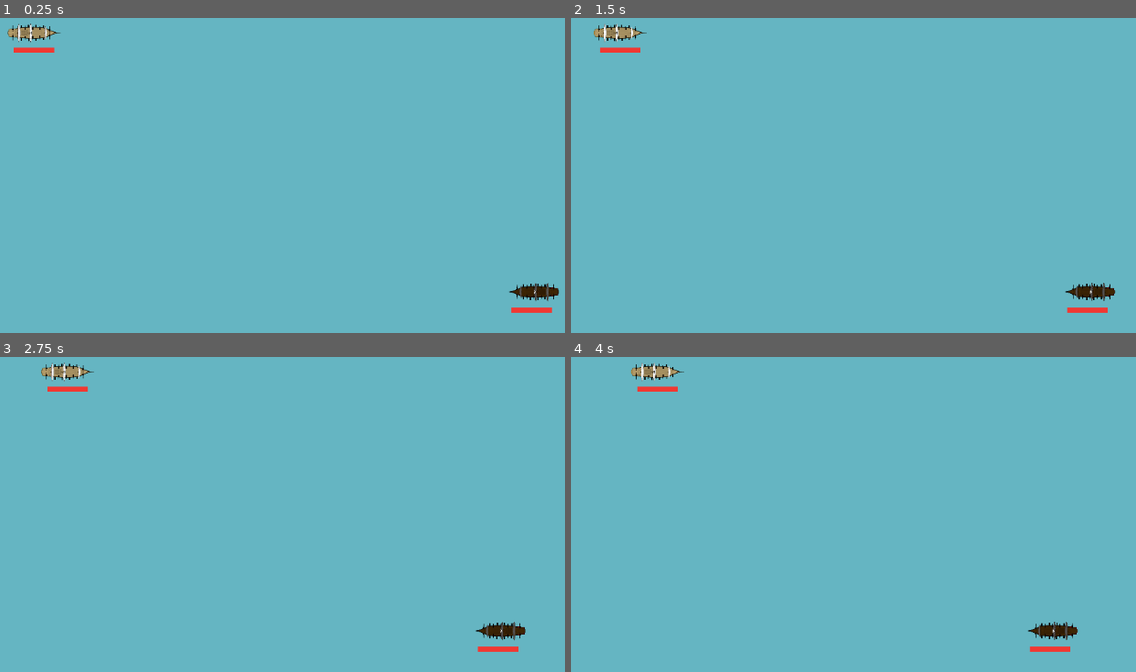
Above: before the commit, frames 1-4 (two rows, left to right).
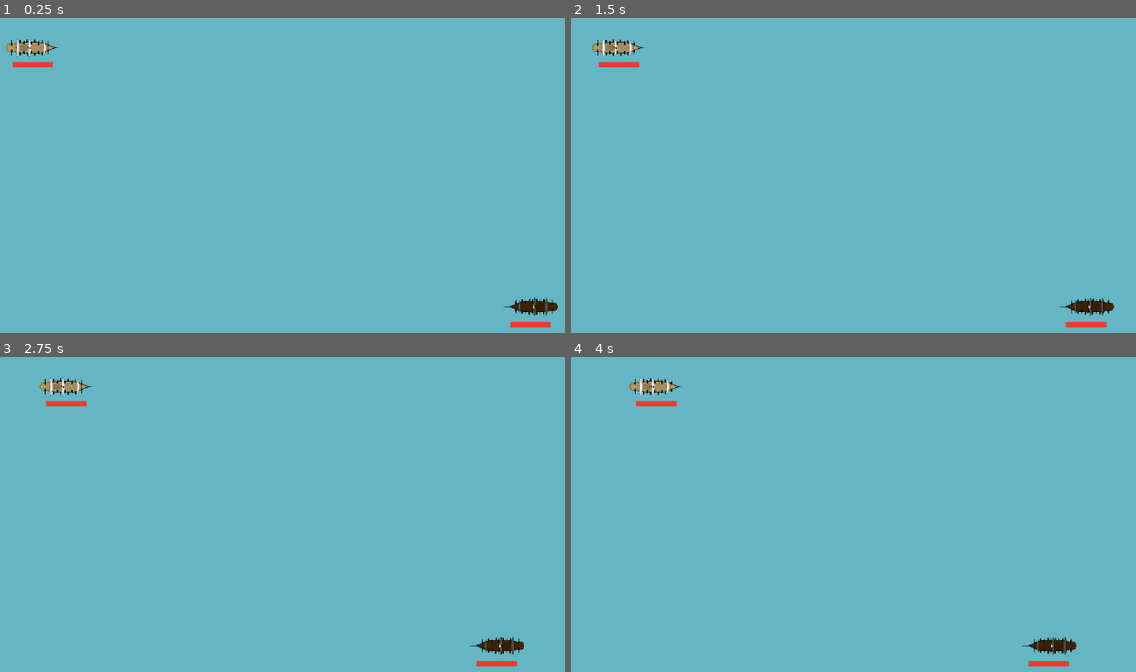
Above: after the commit, the same moments.

Repository: friedev/corsair-warfare
Game: Godot game, scene res://scenes/main.tscn
The game is run twice, just before and just after one commit, with the same random seed, the same clock (stepped at 60 frames per second) and the same inputs.
Inputs:
- Up to frame 1 (0.25 s): no input
- Up to frame 2 (1.5 s): no input
- Up to frame 3 (2.75 s): no input
- Up to frame 4 (4 s): no input

The runs differ from the first frame. In frame 1, 1.5% of the frame differs, in the area x 1-100%, y 1-99%; in frame 2, 1.5%, in the area x 3-97%, y 1-99%; in frame 3, 1.5%; in frame 4, 1.5%.

Commit message:
Added dynamic camera

Diff:
--- /dev/null
+++ b/scenes/Camera2D.gd
@@ -0,0 +1,52 @@
+extends Camera2D
+
+@export var Ship1: Node2D
+@export var Ship2: Node2D
+
+# Called when the node enters the scene tree for the first time.
+func _ready():
+	pass
+
+
+# Called every frame. 'delta' is the elapsed time since the previous frame.
+func _process(delta):
+
+	var x_val = (Ship1.position.x + Ship2.position.x) / 2
+	var y_val = (Ship1.position.y + Ship2.position.y) / 2
+	set_offset(Vector2(x_val, y_val))
+
+	#Distance isn't the best way to do this. Since the viewport is a rectangle, I need to find a way
+	#to implement zoom only when they're x distance away from the edge of the screen.
+	#I should handle the x and y distances differently in order to accommodate for the longer size.
+	#1600 x 800
+	#TODO: Figure out a way to use x & y coordinates instead of distance.
+
+	#The current problem is that I'm not scaling the numbers up to the distance they are away.
+	#If they're outside of the bounds, then x and y won't apply, even when they should.
+	#Find a way to scale the minimum values up.
+
+	var dimensions = get_viewport_rect().size
+
+	var screen_width = dimensions.x
+	var screen_height = dimensions.y
+	var screen_ratio = screen_width / screen_height
+
+	var x_min = screen_width * 3/4
+	var y_min = screen_height * 3/4
+	var dist = Ship2.position - Ship1.position
+	var x_dist = abs(dist.x)
+	var y_dist = abs(dist.y)
+
+	var zoom_val = get_zoom()
+
+	if(x_dist > screen_ratio * y_dist and x_dist > x_min):
+		zoom_val = Vector2(x_min / x_dist, x_min / x_dist)
+	if(screen_ratio * y_dist > x_dist and y_dist > y_min):
+		zoom_val = Vector2(y_min / y_dist, y_min / y_dist)
+
+	set_zoom(get_zoom().lerp(zoom_val, 0.05))
+
+	pass
+
+func get_distance(n1, n2):
+	return (n2.position - n1.position)
--- a/scenes/main.tscn
+++ b/scenes/main.tscn
@@ -1,8 +1,9 @@
-[gd_scene load_steps=4 format=3 uid="uid://cgv626rniu1e4"]
+[gd_scene load_steps=5 format=3 uid="uid://cgv626rniu1e4"]
 
 [ext_resource type="PackedScene" uid="uid://fmyumo0aq4ua" path="res://scenes/ship.tscn" id="1_ra0tt"]
 [ext_resource type="Texture2D" uid="uid://ccurknedxv85g" path="res://sprites/ship_white.png" id="2_i4wnm"]
 [ext_resource type="Texture2D" uid="uid://bfxb6qalqma3x" path="res://sprites/ship_black.png" id="2_v3nrg"]
+[ext_resource type="Script" path="res://scenes/Camera2D.gd" id="4_7ig8w"]
 
 [node name="Main" type="Node2D"]
 
@@ -18,3 +19,8 @@
 player = 2
 texture = ExtResource("2_v3nrg")
 metadata/_edit_group_ = true
+
+[node name="Camera2D" type="Camera2D" parent="." node_paths=PackedStringArray("Ship1", "Ship2")]
+script = ExtResource("4_7ig8w")
+Ship1 = NodePath("../Ship1")
+Ship2 = NodePath("../Ship2")
